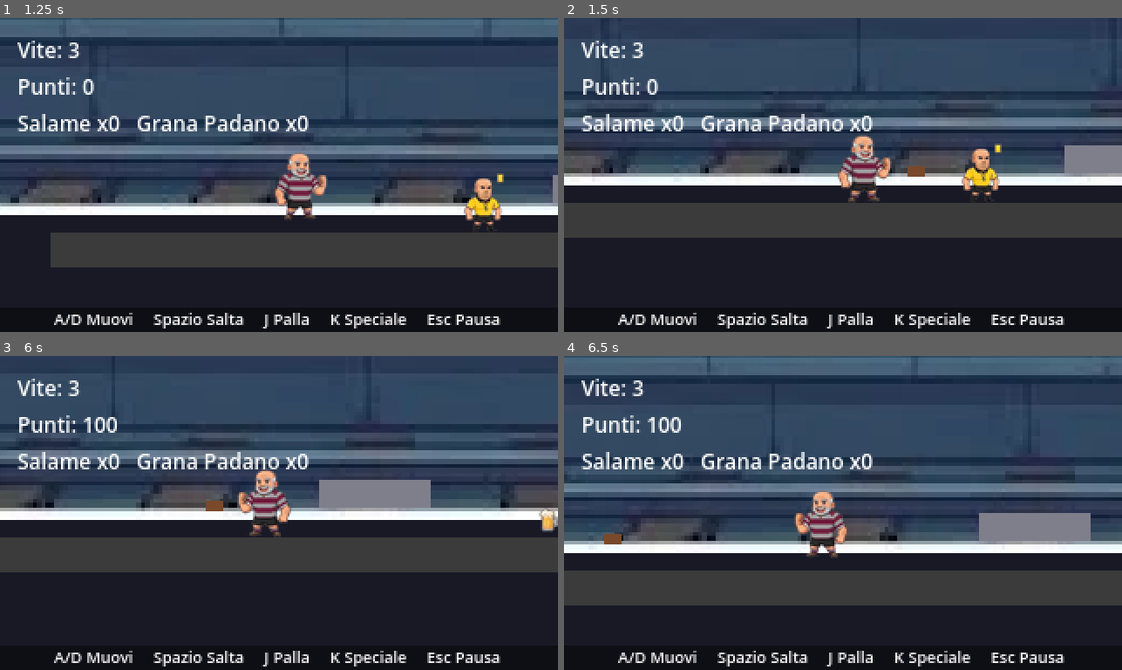
Above: before the commit, frames 1-4 (two rows, left to right).
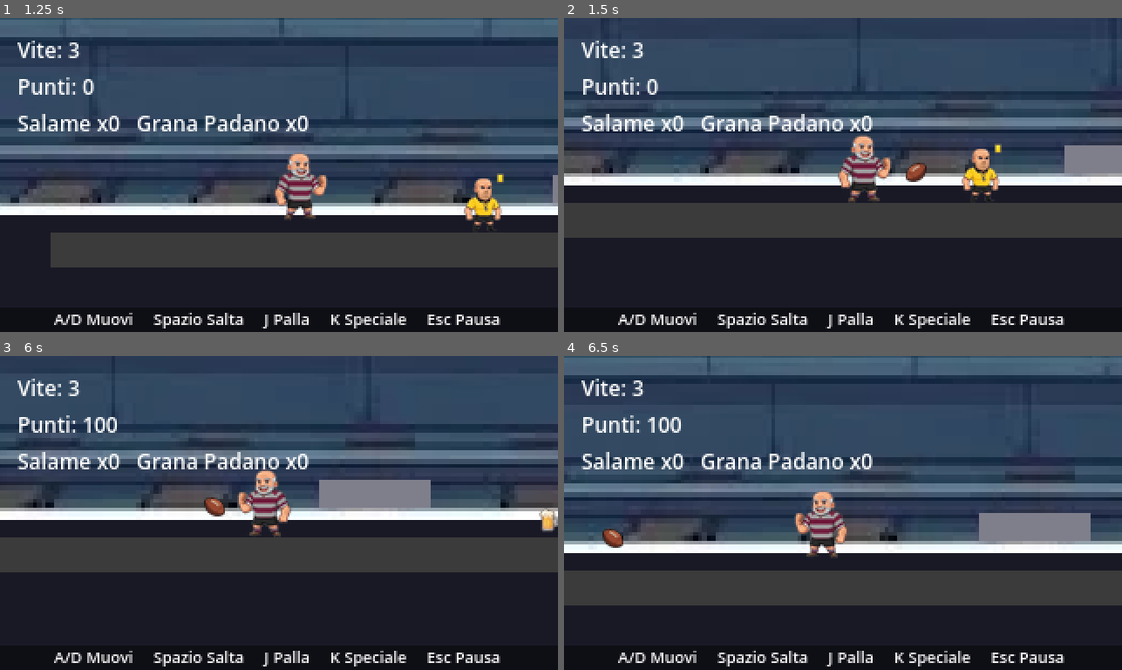
Above: after the commit, the same moments.

Repository: quadroce/minobot
Game: Godot game, scene res://scenes/Main.tscn
Same seed, same stepped clock (60 frames per second), same inputs: the game is played once before the commit and once after it.
Inputs:
- Up to frame 1 (1.25 s): tap Enter (start_game) at 0.5, 0.6 s; hold Right (move_right) from 0.53 s (still down); tap Space (jump) at 0.77 s
- Up to frame 2 (1.5 s): keep holding Right (move_right); tap J (throw_ball) at 1.35 s
- Up to frame 3 (6 s): tap Space (jump) at 1.52, 3.02, 3.77, 4.52 s; release Right (move_right) at 2.03 s; hold Left (move_left) 2.03-2.78 s; tap K (throw_special) at 2.1, 4.35 s; hold Right (move_right) 2.78-4.28 s; tap Enter (start_game) at 2.85, 5.1 s; tap J (throw_ball) at 3.6, 5.85 s; hold Left (move_left) 4.28-5.03 s; hold Right (move_right) 5.03-5.78 s; hold Left (move_left) from 5.78 s (still down)
- Up to frame 4 (6.5 s): keep holding Left (move_left); tap Space (jump) at 6.02 s

Frame 1 is identical in both runs. In frame 2, 0.2% of the frame differs, in the area x 61-65%, y 46-53%; in frame 3, 0.2%; in frame 4, 0.2%.

Commit message:
Sostituisce i proiettili placeholder con la pixel art generata
Palla da rugby e verdura con le nuove sprite; salame e Grana Padano
lanciati riusano le icone gia' create per i rispettivi pickup, cosi'
l'oggetto raccolto e quello lanciato sono visivamente coerenti.

Co-Authored-By: Claude Sonnet 5 <noreply@anthropic.com>

Diff:
--- a/scenes/projectiles/GranaPadano.tscn
+++ b/scenes/projectiles/GranaPadano.tscn
@@ -1,6 +1,7 @@
-[gd_scene load_steps=3 format=3]
+[gd_scene load_steps=4 format=3]
 
 [ext_resource type="Script" path="res://scripts/projectiles/player_projectile.gd" id="1"]
+[ext_resource type="Texture2D" path="res://assets/sprites/pickups/grana.png" id="2"]
 
 [sub_resource type="RectangleShape2D" id="RectangleShape2D_grana"]
 size = Vector2(14, 14)
@@ -14,6 +15,5 @@
 [node name="CollisionShape2D" type="CollisionShape2D" parent="."]
 shape = SubResource("RectangleShape2D_grana")
 
-[node name="Sprite" type="Polygon2D" parent="."]
-color = Color(0.961, 0.871, 0.702, 1)
-polygon = PackedVector2Array(-7, -7, 7, -7, 7, 7, -7, 7)
+[node name="Sprite" type="Sprite2D" parent="."]
+texture = ExtResource("2")
--- a/scenes/projectiles/RugbyBall.tscn
+++ b/scenes/projectiles/RugbyBall.tscn
@@ -1,6 +1,7 @@
-[gd_scene load_steps=3 format=3]
+[gd_scene load_steps=4 format=3]
 
 [ext_resource type="Script" path="res://scripts/projectiles/player_projectile.gd" id="1"]
+[ext_resource type="Texture2D" path="res://assets/sprites/projectiles/rugby_ball.png" id="2"]
 
 [sub_resource type="RectangleShape2D" id="RectangleShape2D_ball"]
 size = Vector2(10, 6)
@@ -14,6 +15,5 @@
 [node name="CollisionShape2D" type="CollisionShape2D" parent="."]
 shape = SubResource("RectangleShape2D_ball")
 
-[node name="Sprite" type="Polygon2D" parent="."]
-color = Color(0.478, 0.29, 0.165, 1)
-polygon = PackedVector2Array(-5, -3, 5, -3, 5, 3, -5, 3)
+[node name="Sprite" type="Sprite2D" parent="."]
+texture = ExtResource("2")
--- a/scenes/projectiles/Salami.tscn
+++ b/scenes/projectiles/Salami.tscn
@@ -1,6 +1,7 @@
-[gd_scene load_steps=3 format=3]
+[gd_scene load_steps=4 format=3]
 
 [ext_resource type="Script" path="res://scripts/projectiles/player_projectile.gd" id="1"]
+[ext_resource type="Texture2D" path="res://assets/sprites/pickups/salami.png" id="2"]
 
 [sub_resource type="RectangleShape2D" id="RectangleShape2D_salami"]
 size = Vector2(12, 6)
@@ -15,6 +16,5 @@
 [node name="CollisionShape2D" type="CollisionShape2D" parent="."]
 shape = SubResource("RectangleShape2D_salami")
 
-[node name="Sprite" type="Polygon2D" parent="."]
-color = Color(0.71, 0.271, 0.114, 1)
-polygon = PackedVector2Array(-6, -3, 6, -3, 6, 3, -6, 3)
+[node name="Sprite" type="Sprite2D" parent="."]
+texture = ExtResource("2")
--- a/scenes/projectiles/Vegetable.tscn
+++ b/scenes/projectiles/Vegetable.tscn
@@ -1,6 +1,7 @@
-[gd_scene load_steps=3 format=3]
+[gd_scene load_steps=4 format=3]
 
 [ext_resource type="Script" path="res://scripts/projectiles/enemy_projectile.gd" id="1"]
+[ext_resource type="Texture2D" path="res://assets/sprites/projectiles/vegetable.png" id="2"]
 
 [sub_resource type="RectangleShape2D" id="RectangleShape2D_veg"]
 size = Vector2(8, 8)
@@ -14,6 +15,5 @@
 [node name="CollisionShape2D" type="CollisionShape2D" parent="."]
 shape = SubResource("RectangleShape2D_veg")
 
-[node name="Sprite" type="Polygon2D" parent="."]
-color = Color(0.353, 0.612, 0.243, 1)
-polygon = PackedVector2Array(-4, -4, 4, -4, 4, 4, -4, 4)
+[node name="Sprite" type="Sprite2D" parent="."]
+texture = ExtResource("2")
--- a/scripts/projectiles/projectile_base.gd
+++ b/scripts/projectiles/projectile_base.gd
@@ -13,7 +13,7 @@
 var _age: float = 0.0
 var _fall_speed: float = 0.0
 
-@onready var _sprite: Polygon2D = $Sprite
+@onready var _sprite: Sprite2D = $Sprite
 
 
 func _ready() -> void:
Binary file added: assets/sprites/projectiles/rugby_ball.png
Binary file added: assets/sprites/projectiles/vegetable.png
